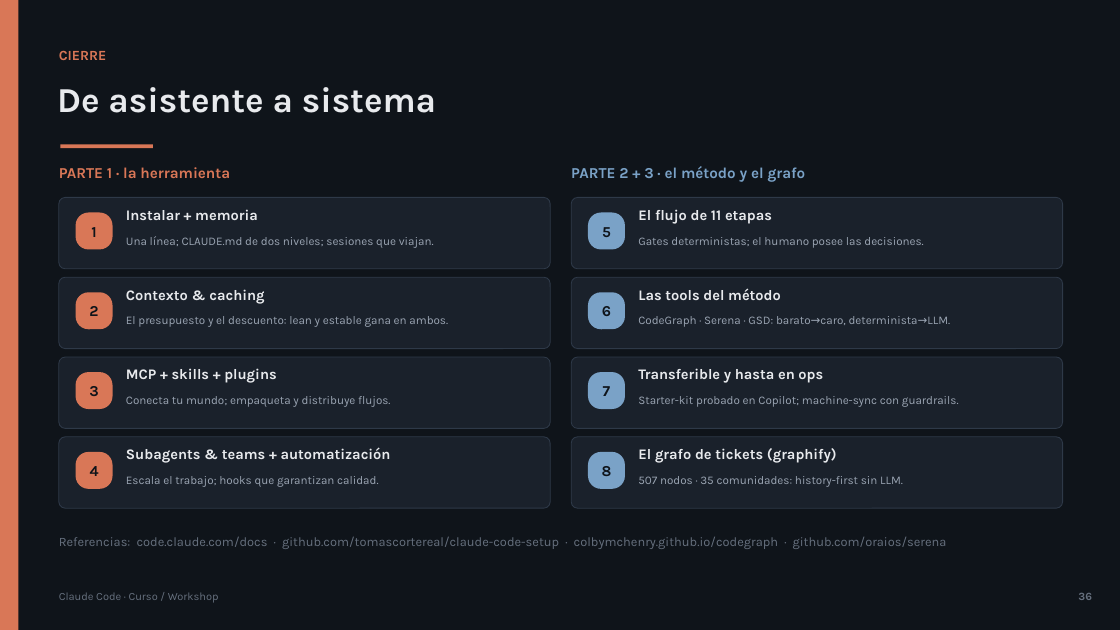
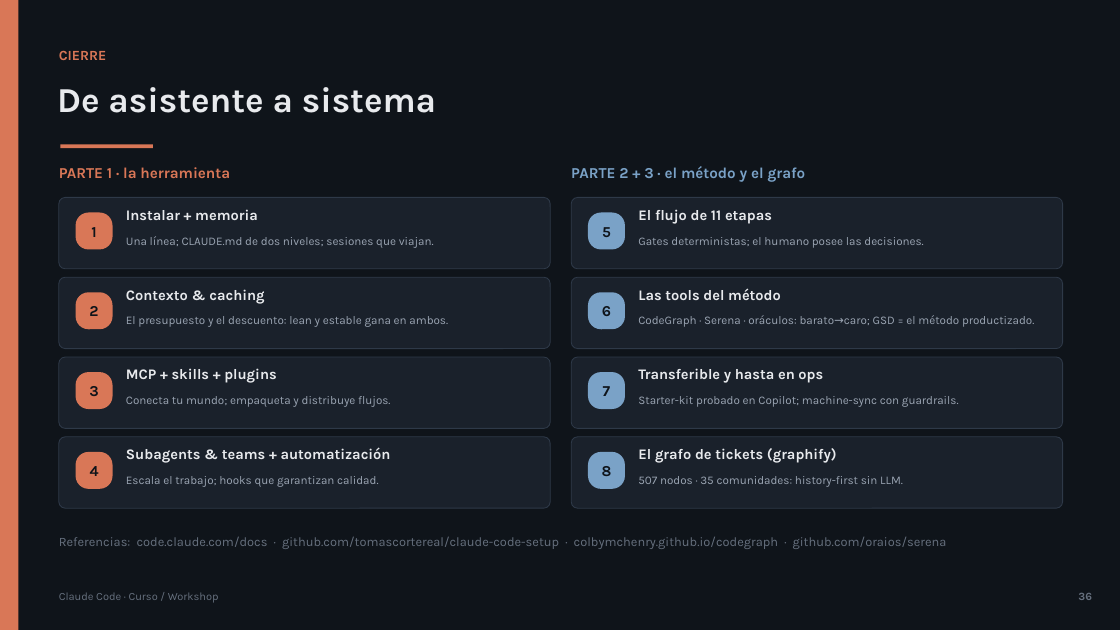
Before and after one commit to olonok69/claude_code_ml_engineer, a slide deck: slide 36 of presentacion/Claude_Code_Presentacion.pptx. Drawn at 1120x630 pixels with LibreOffice and Linux fonts; fonts in the diff are those of the drawing. Boxes give left, top, right and bottom in pixels: in the first picture for what was removed or moved away, otherwise in the second. Text is boxed around its words. In the diff, an @@ line names an element or a change of style, - is before the commit and + after.

```diff
--- a/presentacion/Claude_Code_Presentacion.pptx
+++ b/presentacion/Claude_Code_Presentacion.pptx
@@ text at (x1=638, y1=315, x2=1034, y2=327): text changed @@
-CodeGraph · Serena · GSD: barato→caro, determinista→LLM.
+CodeGraph · Serena · oráculos: barato→caro; GSD = el método productizado.
```
Also in this commit, not shown: 3 other slides changed, 5 other files.
